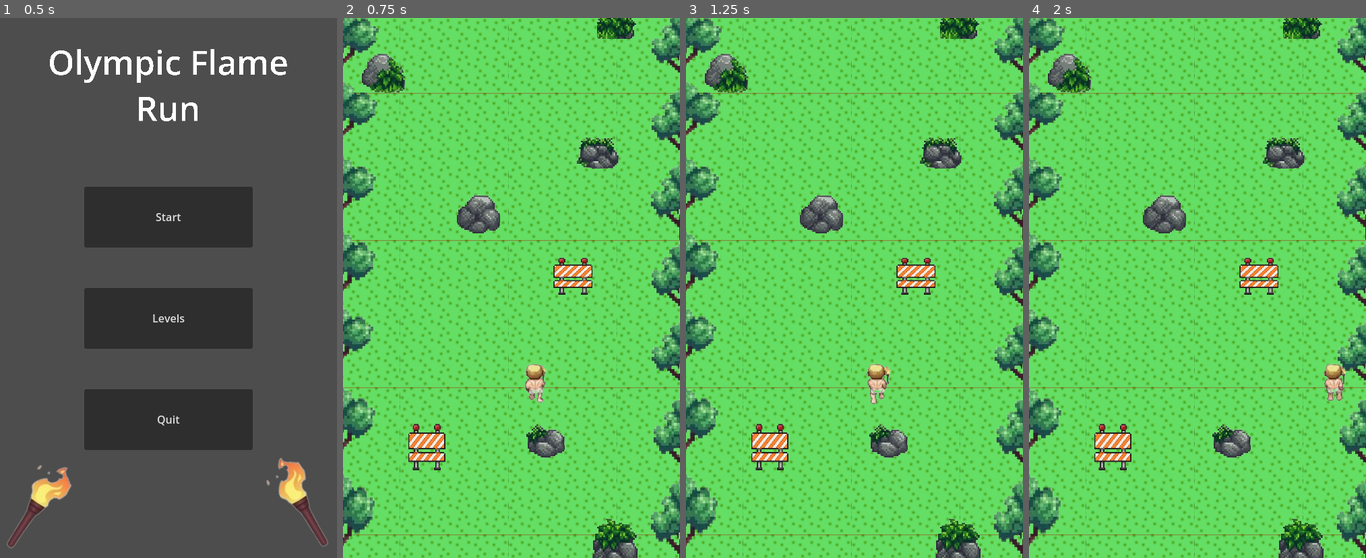
Above: before the commit, frames 1-4 (left to right).
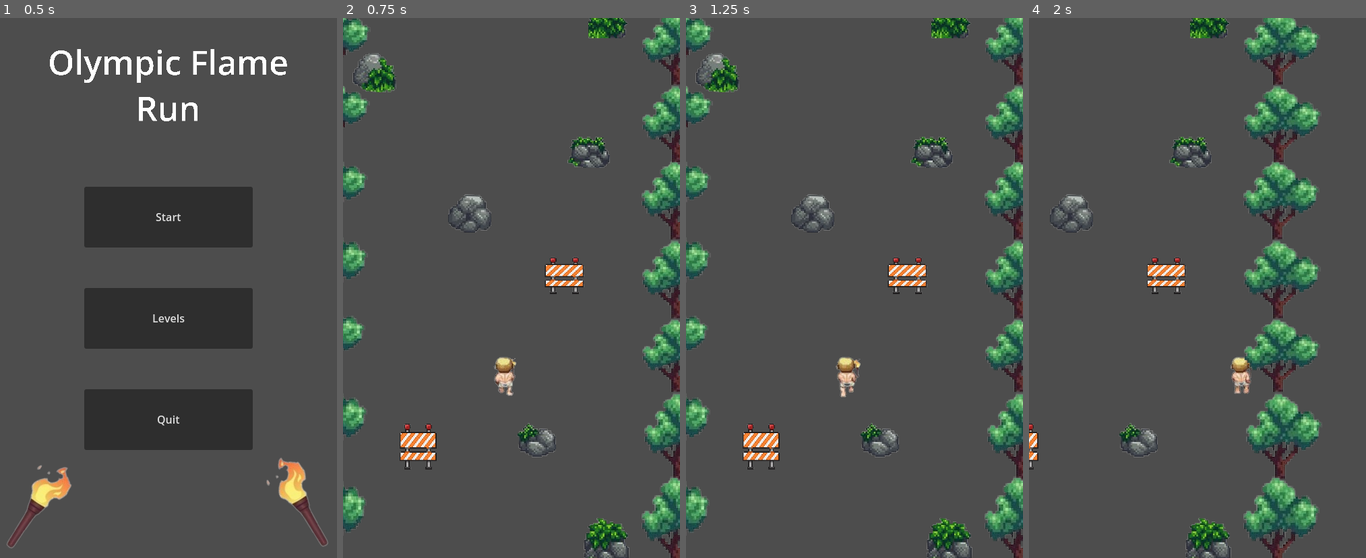
Above: after the commit, the same moments.

Repository: lxnbt/Olympic_Flame_JAM
Game: Godot game, scene res://menu.tscn
Two runs of this game, one before a commit and one after it. Both use one fixed random seed, a clock stepped at 60 frames per second and the inputs below.
Inputs:
- Up to frame 1 (0.5 s): no input
- Up to frame 2 (0.75 s): click "Start" at 0.5 s
- Up to frame 3 (1.25 s): no input
- Up to frame 4 (2 s): hold D (move_right) from 1.28 s (still down)

Frame 1 is identical in both runs. In frame 2, 97% of the frame differs, in the area x 0-100%, y 0-100%; in frame 3, 97%; in frame 4, 99%.

Commit message:
Add the camera to the scne

Diff:
--- a/src/Levels/1.tscn
+++ b/src/Levels/1.tscn
@@ -2822,16 +2822,30 @@
 [node name="2" type="Node2D"]
 
 [node name="TextureRect" type="TextureRect" parent="."]
+visible = false
 texture_filter = 1
 offset_left = -76.0
 offset_top = -107.0
 offset_right = 596.0
 offset_bottom = 826.0
 texture = ExtResource("1_y36b5")
+expand_mode = 1
 stretch_mode = 1
 
 [node name="CharacterBody2D" parent="." instance=ExtResource("5_xqwo6")]
-position = Vector2(36, -155)
+position = Vector2(4, -164)
+
+[node name="Camera2D" type="Camera2D" parent="CharacterBody2D"]
+use_parent_material = true
+position = Vector2(258, 716)
+rotation = -0.00872665
+scale = Vector2(0.1, 0.1)
+offset = Vector2(1, 1)
+limit_left = 0
+limit_top = 0
+limit_bottom = 200
+position_smoothing_enabled = true
+position_smoothing_speed = 3.0
 
 [node name="Sprite2D18" parent="." instance=ExtResource("4_v51eu")]
 position = Vector2(124, 635)
Not shown: 1 places in src/Levels/1.tscn that only renumber resources
Empty file added: src/camera_2D.gd
Not shown: 1 places in src/menu.tscn that only renumber resources
Not shown: 1 places in src/menu_levels.tscn that only renumber resources
